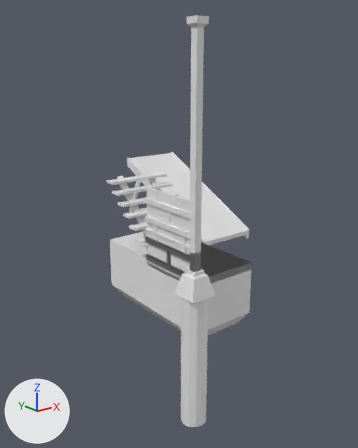
The FBX model Assets/ShapeGrammarGenerator/FountainheadPalace.fbx: old version first, new version second.
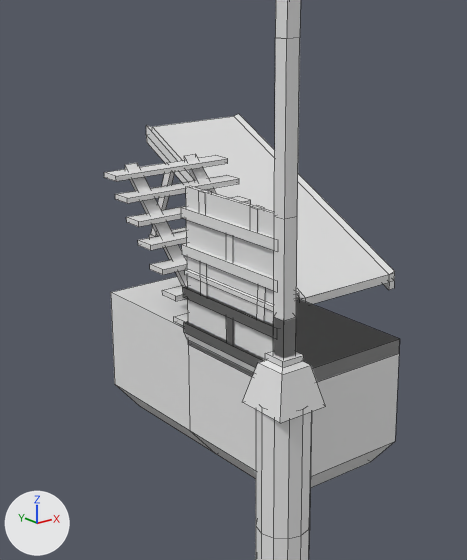
There are two pictures of each version: one whole from a camera (50 mm lens) standing at (-7.29, -8.49, 4.96) and looking at (1.51, 2.5, 0.57), one close up on the part from 15% to 80% of the width and 21% to 83% of the height. Lighting does not change. The marker at lower left points along +X, +Y and +Z. The close-ups show mesh edges as thin lines. Where no turn or scale is listed for an object, it has been applied to the vertices.

The first close-up shows 'BeamBottom', 'BeamMiddle', 'Fence', 'FloorCorner.001', 'FloorEdge.001', 'PillardMiddle.001', 'PillardTop.002', 'Railing.001', 'Roof', 'Stairs', 'ThinFloor', 'Wall'.
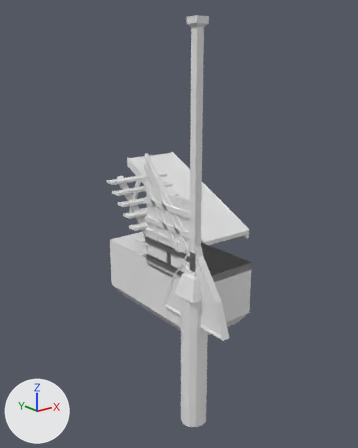
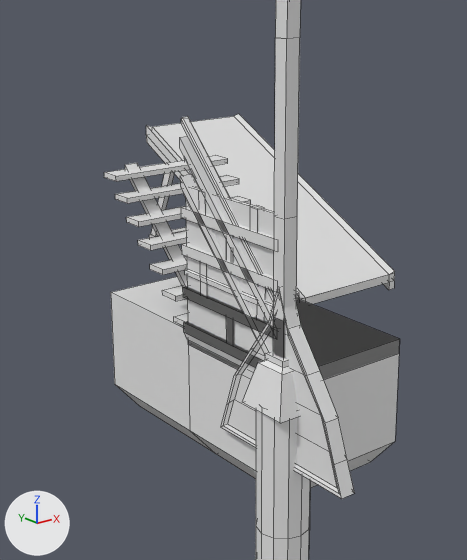
Boxes [x1, y1, x2, y2] around the edits, measured in the close-ups (467 x 560 px):
'Gable', added
    after: [221, 286, 354, 499]
'RailingUp', added
    after: [180, 116, 274, 354]

What changed in the scene script:
```text
Add me_cube:
    me_cube.from_pydata(...)  # 72 vertices, 70 faces; spans x -0.1..0.1, y -1.15..1.15, z -1.08..1.17
Add me_cube_013:
    me_cube_013.from_pydata(...)  # 40 vertices, 32 faces; spans x -0.09..0.09, y 0.02..1.97, z -0.11..2.89
Add ob_gable:
    ob_gable = bpy.data.objects.new('Gable', me_cube)
    ob_gable.location = (0.0, 0.0, 0.0)
Add ob_railingup:
    ob_railingup = bpy.data.objects.new('RailingUp', me_cube_013)
    ob_railingup.location = (0.0, 0.0, 0.0)
```
